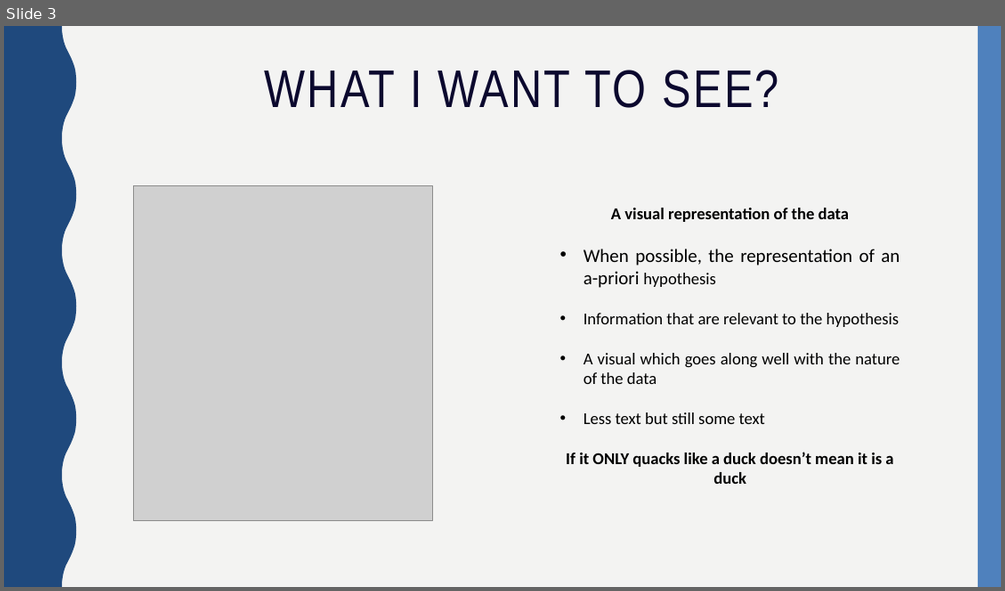
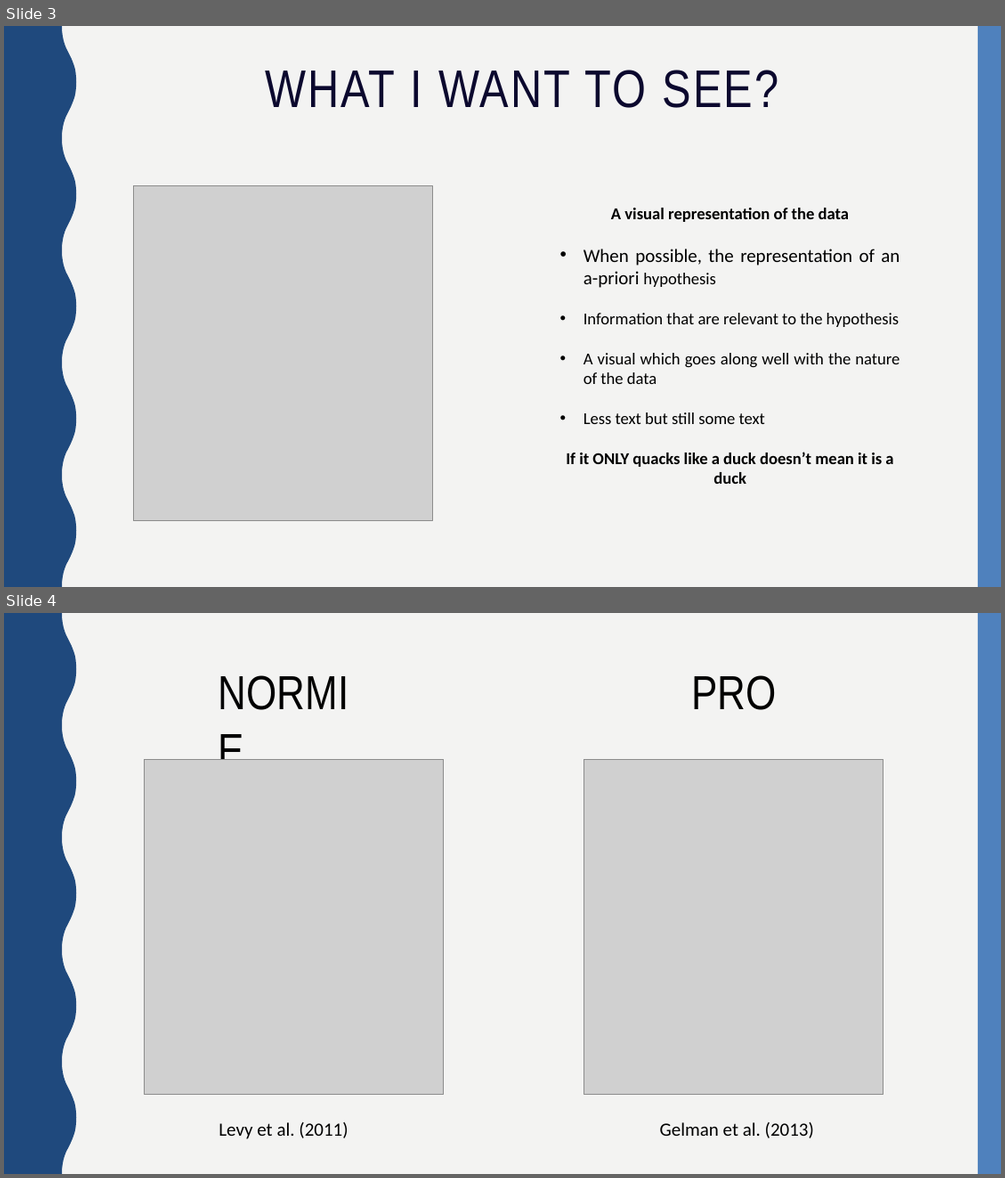
Before and after one commit to vb690/data_viz_python, a slide deck: presentations/wwwh_data_viz.pptx. Shown one above the other, each under a label of ours: slide 3 before the commit, slides 3 and 4 after it. The pictures are 1005x591 and 1005x1178 pixels, drawn with LibreOffice and Linux fonts; fonts in the diff are those of the drawing; grey boxes stand for pictures. Boxes give left, top, right and bottom in pixels: in the first picture for what was removed or moved away, otherwise in the second. Text is boxed around its words. In the diff, an @@ line names an element or a change of style, - is before the commit and + after.

```diff
--- a/presentations/wwwh_data_viz.pptx
+++ b/presentations/wwwh_data_viz.pptx
@@ slide 4 added at box(4, 613, 1001, 1174), background #F3F3F2; not listed: 2 template elements that a slide beside it also shows @@
@@ text added at box(211, 658, 377, 723), 46 pt, text #000000 @@
+NORMIE
@@ text added at box(691, 675, 776, 710), 46 pt, text #000000 @@
+PRO
@@ picture added at box(145, 760, 444, 1094) @@
@@ picture added at box(584, 760, 883, 1094) @@
@@ text added at box(218, 1122, 348, 1139), 18 pt, text #000000 @@
+Levy et al. (2011)
@@ text added at box(660, 1122, 814, 1138), 18 pt, text #000000 @@
+Gelman et al. (2013)
```
Also in this commit, not shown: 5 other slides changed, 1 other slide added, 1 slide removed, 2 other files.
